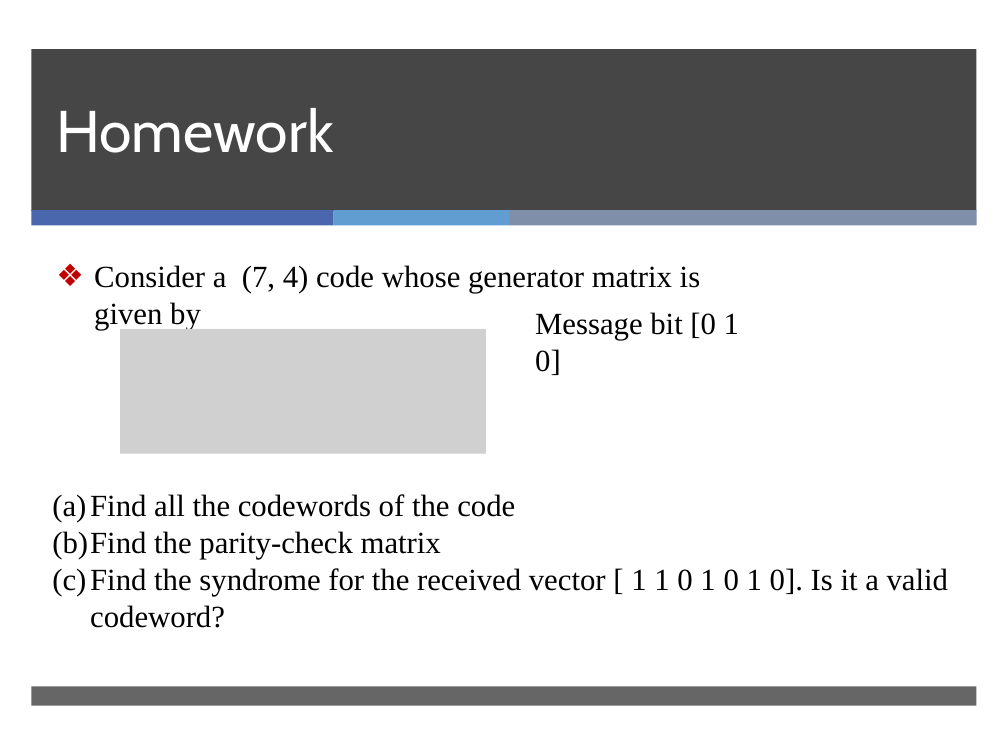
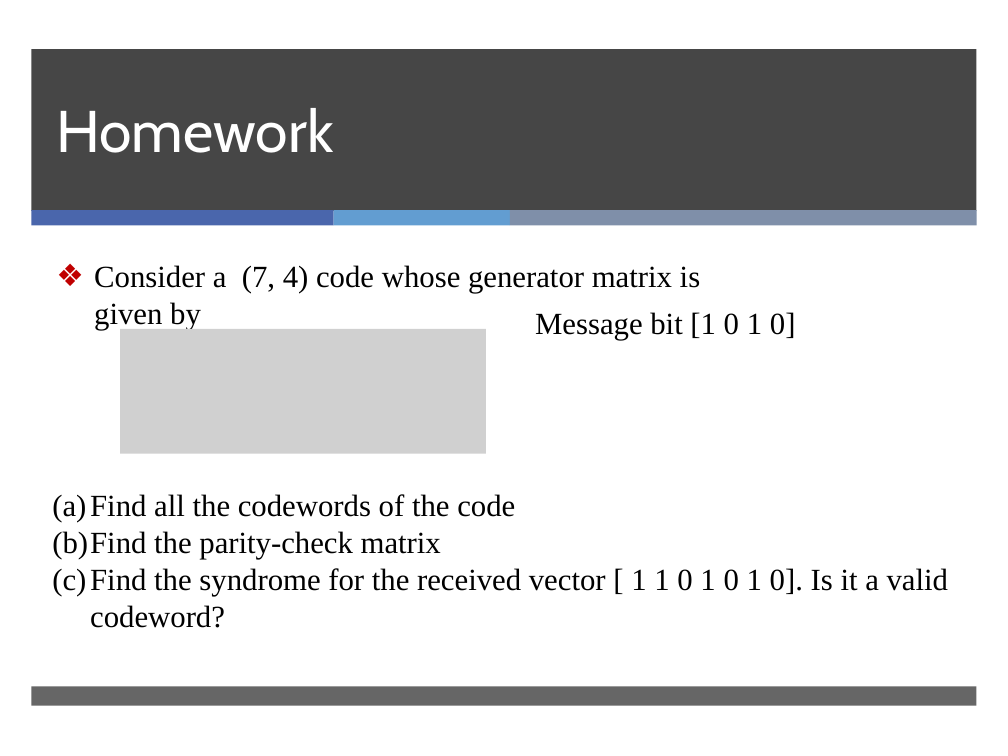
Before and after one commit to Tishat2247019/SUMMER-23-24, a slide deck: slide 21 of COMPUTER NETWORKS/FINAL/SLIDES/CN Lecture 08 Error control codes.pptx. Drawn at 1008x756 pixels with LibreOffice and Linux fonts; fonts in the diff are those of the drawing; grey boxes stand for pictures; background and template pictures are left out. Boxes give left, top, right and bottom in pixels: in the first picture for what was removed or moved away, otherwise in the second. Text is boxed around its words. In the diff, an @@ line names an element or a change of style, - is before the commit and + after.

Commit message:
added updated computer networks slides

```diff
--- a/COMPUTER NETWORKS/FINAL/SLIDES/CN Lecture 08 Error control codes.pptx
+++ b/COMPUTER NETWORKS/FINAL/SLIDES/CN Lecture 08 Error control codes.pptx
@@ text at bbox=[535, 312, 796, 340]: text changed @@
-Message bit [0 1 0]
+Message bit [1 0 1 0]
```
Also in this commit, not shown: 1 other file.
